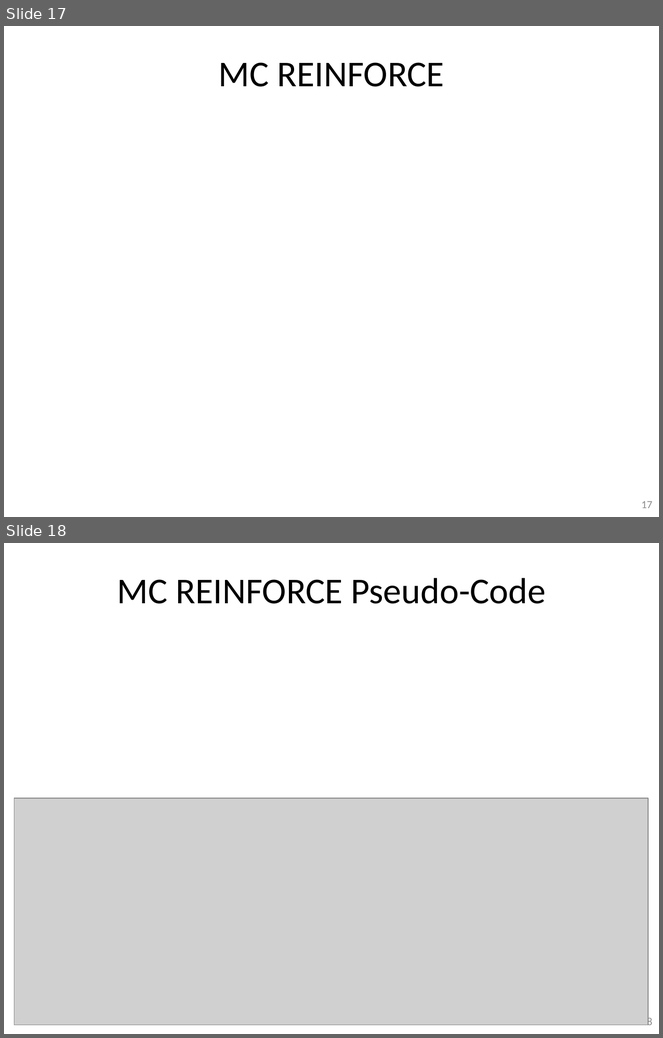
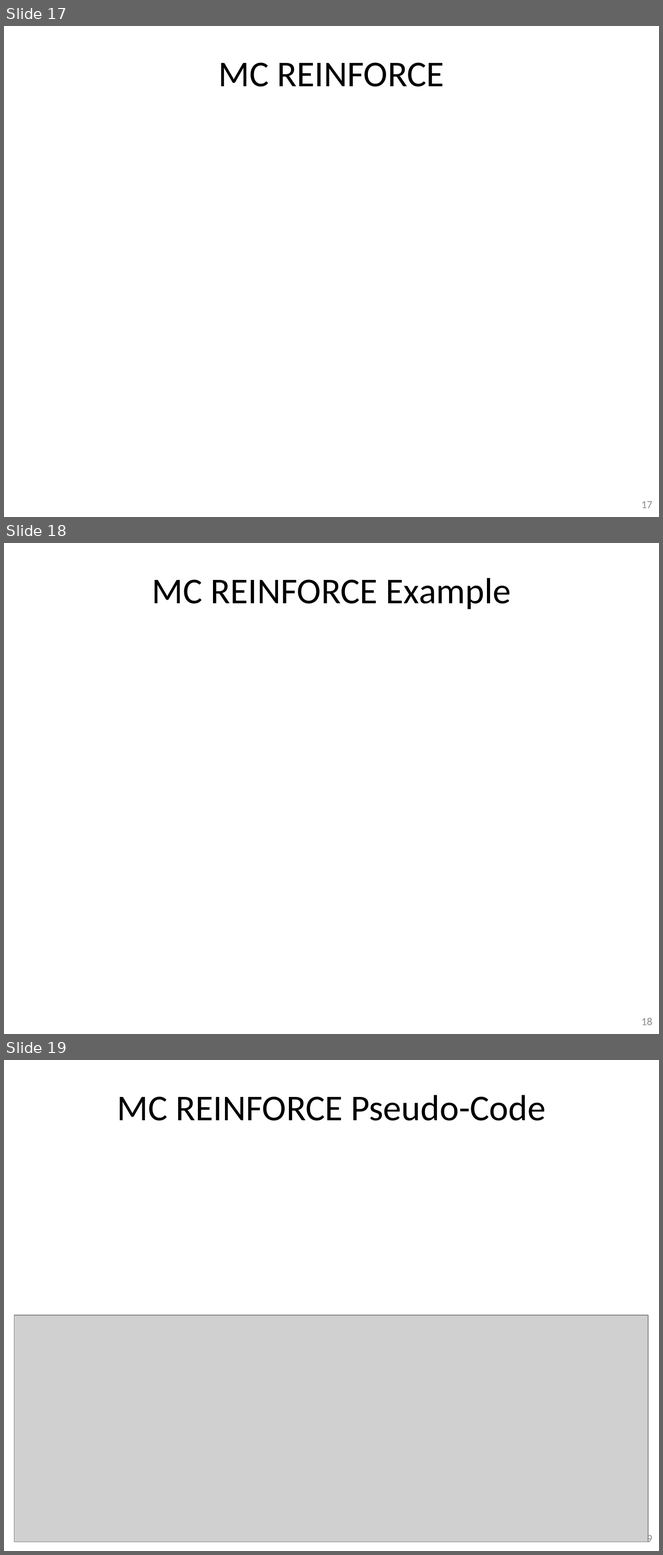
Before and after one commit to guzonghua/saav, a slide deck: PPTs/L7.3 Policy-based RL.pptx. Shown one above the other, each under a label of ours: slides 17 and 18 before the commit, slides 17, 18 and 19 after it. The pictures are 663x1038 and 663x1555 pixels, drawn with LibreOffice and Linux fonts; fonts in the diff are those of the drawing; grey boxes stand for pictures. Boxes give left, top, right and bottom in pixels: in the first picture for what was removed or moved away, otherwise in the second. Text is boxed around its words. In the diff, an @@ line names an element or a change of style, - is before the commit and + after.

```diff
--- a/PPTs/L7.3 Policy-based RL.pptx
+++ b/PPTs/L7.3 Policy-based RL.pptx
@@ slide 18 added at (4, 543, 659, 1034), background #FFFFFF; not listed: 1 template element that a slide beside it also shows @@
@@ title added at (152, 578, 511, 610), 40 pt, text #000000 @@
+MC REINFORCE Example
@@ what was slide 18 is now slide 19 @@
@@ page number at (642, 1533, 652, 1546): text changed @@
-18
+19
```
Also in this commit, not shown: 6 slides changed, 2 other slides added, 6 other files.
